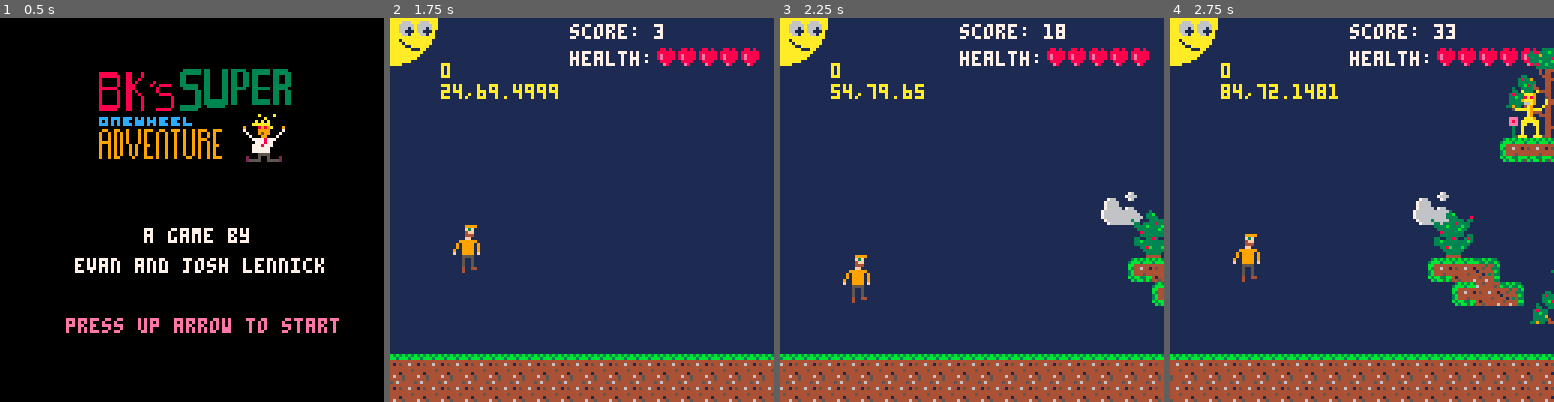
Above: before the commit, frames 1-4 (left to right).
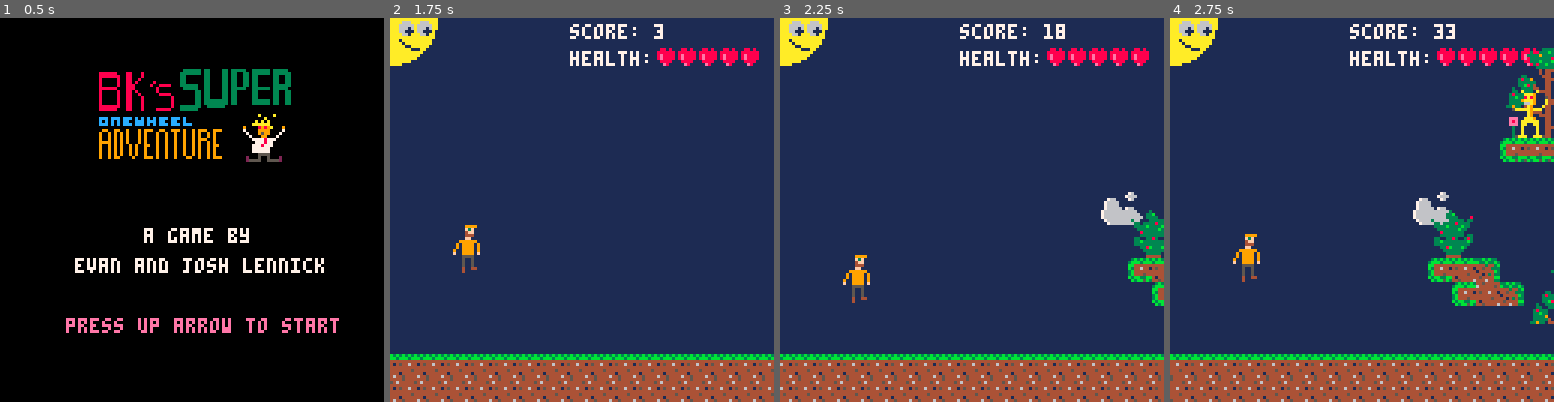
Above: after the commit, the same moments.

Repository: elennick/bksowa
Game: PICO-8 cartridge bksowa.p8
Same seed, same stepped clock (60 frames per second), same inputs: the game is played once before the commit and once after it.
Inputs:
- Up to frame 1 (0.5 s): tap X (X key) at 0.33 s
- Up to frame 2 (1.75 s): tap O (Z key) at 0.7, 1.7 s; tap X (X key) at 1.07 s; hold Right from 1.6 s (still down)
- Up to frame 3 (2.25 s): tap X (X key) at 1.85 s; release Right at 2.1 s; tap O (Z key) at 2.1 s; hold Up from 2.15 s (still down)
- Up to frame 4 (2.75 s): release Up at 2.42 s; hold Right from 2.47 s (still down); tap O (Z key) at 2.5 s

Frame 1 is identical in both runs. In frame 2, 0.6% of the frame differs, in the area x 13-44%, y 11-22%; in frame 3, 0.4%; in frame 4, 0.6%.

Commit message:
i think its done

Diff:
--- a/bksowa.p8
+++ b/bksowa.p8
@@ -10,7 +10,7 @@
   //99 = game over
 
   tslsc = 0 //time since last screen change
-  debug = true
+  debug = false
   finalscore = 0
   firstlevel = 1
 
@@ -19,6 +19,8 @@
   else
     levelthreshold = 300
   end
+
+  music(25)
 
   //levels
   l = {}
@@ -112,6 +114,10 @@
 
   //draw time elapsed
   t=0
+
+  //suns eyes
+  sre=4
+  sle=4
 end
 
 function jump()
@@ -149,7 +155,7 @@
     if btn() > 0 then
       cls()
       loadscreen(10)
-      startgame()
+      _init()
     end
   end
 
@@ -162,6 +168,7 @@
         loadscreen(5)
       else
         finalscore=score
+        sfx(20)
         loadscreen(50)
       end
     end
@@ -311,7 +318,7 @@
 		     placeenemies()
 	  		end
 
-	  		detectcollisions()//delete me after debugging is done
+	  		detectcollisions()
 	  		score += 1
 	  		camera(cx, l[cl].y)
   end
@@ -342,13 +349,19 @@
 end
 
 function drawenv()
+  if t%100==0 then
+    local newy = 3+flr(rnd(2))
+    sre=newy
+    sle=newy
+  end
+
   rectfill(0,0,1050,392,1) //sky
 
   circfill(cx,l[cl].y,15,10) //sun
   circfill(cx+5,l[cl].y+3,2,6)
   circfill(cx+11,l[cl].y+3,2,6)
-  circfill(cx+6,l[cl].y+4,1,1)
-  circfill(cx+12,l[cl].y+4,1,1)
+  circfill(cx+6,l[cl].y+sle,1,1)
+  circfill(cx+12,l[cl].y+sre,1,1)
   line(cx+3,l[cl].y+7,cx+5,l[cl].y+9,1)
   line(cx+5,l[cl].y+9,cx+9,l[cl].y+10,1)
 
@@ -412,7 +425,7 @@
   spr(78, 74, 24, 2, 2)
   color(7)
   print("bk stayed safe! great job!", 12, 50)
-  print("final score: "..finalscore, 24, 65)
+  print("final score: "..finalscore, 30, 65)
   color(14)
   print("press up arrow to restart", 12, 80)
   spr(96, 38, 94, 2, 2)
@@ -426,7 +439,7 @@
   color(7)
 
   if cl==1 then
-    print("the year is 2008 and bk",14,50)
+    print("the year is 2007 and bk",14,50)
     print("is lost in the woods!",14,60)
     print("help him escape before",14,70)
     print("before night falls!",14,80)
@@ -467,17 +480,17 @@
 00000000666666607777777777777777bb44443bbb4444440888888000033b330000000440444000000000000000000000000000566665666656666500009000
 00000000666666607777757777777577b34464bbb344644008e88880000333390000000444400000000000000000000000760000566665666656666500099900
 000000006666666077777777777777773b0444b33b44444408e88880000333334000000444000000000000000000000007666000566665666656666500099900
-000000006666666076777777767777773b44453b3b44454400888800003393304400000440000000030b00000007660000760000577775777757777500088800
+000000006666666076777777767777773b44453b3b44454400888800003393304400000440000000030b00000007660000760000555555555555555500088800
 00000000666666607777577777775777b3bb33bbb3454444000e8000000000000044000440000000333000000076666000000000577775777757777500aaaaa0
 000000006666666007777777777777770b3bb5b05b44443400000000000000000004440440000000938300000076666000000000566665666656666509999999
 00000000666666607767770000677700444444999999999999999999000000000000044440000000033300000076666607660000566665666656666555055500
 00000000666666607777776007777760444444999999999999999999000000000000000440000004430000000766666666666000566665666656666555550550
-000000006666666077777777777777770044aaaaaaaaaaaaaaaaaa00000000000000000440000044000000000766666666666600577775777757777555aaaa00
+000000006666666077777777777777770044aaaaaaaaaaaaaaaaaa00000000000000000440000044000000000766666666666600555555555555555555aaaa00
 000000006666666077777577777775770044aaaaaaaaaaaaaaaaaa00000000000000000440000444000000000766666666666660577775777757777555555550
 00000000666666607777777777777777444444999999999999999999000000000000000444444004400000000076666666666600566665666656666555555000
 00000000666666607677777776777777444444999999999999999999000000000000000440000000000000000007666666666000566665666656666566660660
 00000000666666607777577777775777000000000000000000000000000000000000000440000000000000000000000000000000566665666656666566666600
-00000000666666607777777007777770000000000000000000000000000000000000000440000000000000000000000000000000577775777757777566666660
+00000000666666607777777007777770000000000000000000000000000000000000000440000000000000000000000000000000566665666656666566666660
 0000000999900000000000099990000000000009999000000000000000000000000000008888000000000000000000000000000cccc000000000000cccc00000
 0000000f3f0000000000000f3f0000000000000f3f000000000000008888000000000000f3f0000000000000888800000000000f3f0000000000000f3f000000
 00000004ff00000000000004ff00000000000004ff00000000000000f3f00000000000004ff0000000000000f3f0000000000004ff0000f000000004ff000000
Not shown, changed: the music (__music__) section of bksowa.p8
Not shown, changed: the sound effects (__sfx__) section of bksowa.p8
